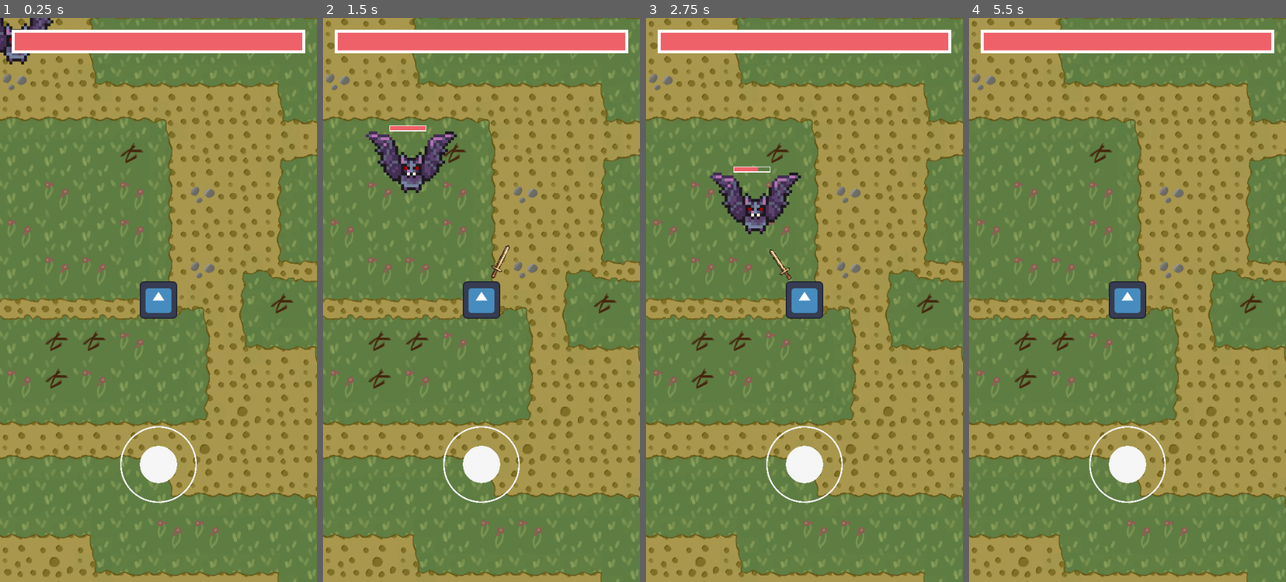
Above: before the commit, frames 1-4 (left to right).
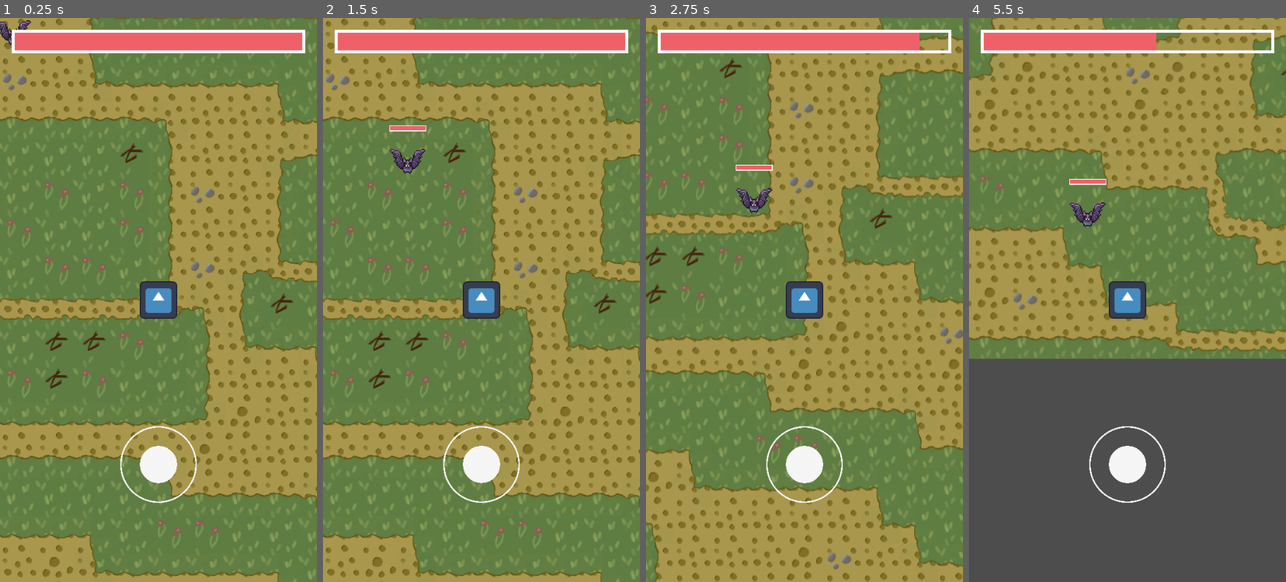
Above: after the commit, the same moments.

Repository: Solidwave/snowdragon
Game: Godot game, scene res://Scenes/Main/Main.tscn
Two runs of this game, one before a commit and one after it. Both use one fixed random seed, a clock stepped at 60 frames per second and the inputs below. The engine's default icon, where the game draws it, is replaced by a stand-in: a white triangle on a blue panel in a dark square.
Inputs (mouse positions are in pixels of both pictures, inside the frame that each line leads up to):
- Up to frame 1 (0.25 s): no input
- Up to frame 2 (1.5 s): click (481, 463) at 0.5 s; click (481, 463) at 1.25 s
- Up to frame 3 (2.75 s): click (804, 463) at 2 s
- Up to frame 4 (5.5 s): move the mouse to (1197, 271) at 2.77 s; move the mouse to (1064, 328) at 3.52 s; move the mouse to (1159, 175) at 4.27 s; move the mouse to (1111, 412) at 5.02 s

The runs differ from the first frame. In frame 1, 0.5% of the frame differs, in the area x 0-17%, y 0-9%; in frame 2, 1.6%; in frame 3, 60%; in frame 4, 72%, in the area x 0-100%, y 0-100%.

Commit message:
feat: adds powerups

Diff:
--- a/Scenes/Enemy/Enemy.tscn
+++ b/Scenes/Enemy/Enemy.tscn
@@ -11,26 +11,25 @@
 [ext_resource type="Script" path="res://Scenes/Enemy/Stunned.gd" id="8_hjmu3"]
 [ext_resource type="PackedScene" uid="uid://r3jvf1mfqex3" path="res://UI/HealthBar/HealthBar.tscn" id="9_awnma"]
 
-[sub_resource type="RectangleShape2D" id="RectangleShape2D_nh12v"]
-size = Vector2(10.1, 10)
+[sub_resource type="CircleShape2D" id="CircleShape2D_n5e4b"]
+radius = 4.30116
 
-[sub_resource type="RectangleShape2D" id="RectangleShape2D_fktwi"]
-size = Vector2(10.2, 10)
+[sub_resource type="CircleShape2D" id="CircleShape2D_185d3"]
+radius = 3.10161
 
 [node name="Enemy" type="CharacterBody2D" groups=["Enemy"]]
 scale = Vector2(10, 10)
 platform_floor_layers = 4294967294
 script = ExtResource("1_sgd0a")
 
+[node name="CollisionShape2D" type="CollisionShape2D" parent="."]
+scale = Vector2(1, 1)
+shape = SubResource("CircleShape2D_n5e4b")
+
 [node name="Sprite2D" type="Sprite2D" parent="."]
 texture_filter = 1
-position = Vector2(0.5, 1.5)
-scale = Vector2(0.5, 0.5)
+scale = Vector2(0.2, 0.2)
 texture = ExtResource("2_rxkao")
-
-[node name="CollisionShape2D" type="CollisionShape2D" parent="."]
-position = Vector2(0.0499996, 1.90735e-07)
-shape = SubResource("RectangleShape2D_nh12v")
 
 [node name="HealthComponent" parent="." node_paths=PackedStringArray("healthBar") instance=ExtResource("5_851v2")]
 maxHealth = 100
@@ -42,7 +41,7 @@
 
 [node name="CollisionShape2D2" type="CollisionShape2D" parent="HitboxComponent"]
 position = Vector2(0.0999996, -5.72204e-07)
-shape = SubResource("RectangleShape2D_fktwi")
+shape = SubResource("CircleShape2D_185d3")
 
 [node name="KnockbackComponent" parent="." node_paths=PackedStringArray("target") instance=ExtResource("4_hv0af")]
 target = NodePath("..")
--- a/Scenes/HealthComponent/HealthComponent.gd
+++ b/Scenes/HealthComponent/HealthComponent.gd
@@ -6,7 +6,10 @@
 
 @export var healthBar : HealthBar
 
+@export var invincible := false
+
 var health : float
+
 
 func _ready():
 	health = maxHealth
@@ -29,6 +32,8 @@
 
 
 func damage(attack: Attack):
+	if invincible:
+		return
 	health = health - attack.damage
 
 	if 	healthBar:
--- a/Scenes/KnockbackComponent/KnockbackComponent.gd
+++ b/Scenes/KnockbackComponent/KnockbackComponent.gd
@@ -4,11 +4,14 @@
 
 @export var target : CharacterBody2D
 @export var exitVelocity := 50
+@export var invincible := false
 
 var hit = false
 var velocity = Vector2.ZERO
 
 func receiveKnockBack(attack : Attack):
+	if invincible:
+		return
 	velocity = (target.global_position - attack.position).normalized() * 2000
 	hit = true
 
--- /dev/null
+++ b/Scenes/Player/InvulnerabilityPU.gd
@@ -0,0 +1,24 @@
+extends PowerUp
+
+var healthComponent : HealthComponent
+
+var knockbackComponent : KnockbackComponent
+
+func onStart():
+	healthComponent = get_parent().get_node("HealthComponent")
+
+	if healthComponent:
+		healthComponent.invincible = true
+
+	knockbackComponent = get_parent().get_node("KnockbackComponent")
+
+	if knockbackComponent:
+		knockbackComponent.invincible = true
+
+
+func onEnd():
+	if healthComponent:
+		healthComponent.invincible = false
+
+	if knockbackComponent:
+		knockbackComponent.invincible = false
--- a/Scenes/Player/Player.tscn
+++ b/Scenes/Player/Player.tscn
@@ -63,6 +63,7 @@
 [node name="Weapon" parent="." instance=ExtResource("6_abhhd")]
 rotation = 1.91463
 res = ExtResource("9_fkbqu")
+disabled = true
 
 [node name="StateMachine" type="Node" parent="." node_paths=PackedStringArray("initialState")]
 script = ExtResource("9_st76y")
--- a/Scenes/Player/PlayerIdle.gd
+++ b/Scenes/Player/PlayerIdle.gd
@@ -19,6 +19,7 @@
 
 	for i in player.get_slide_collision_count():
 		var collision = player.get_slide_collision(i)
+
 		if collision.get_collider().is_in_group("Enemy"):
 			player.enemyCollision = collision
 
--- /dev/null
+++ b/Scenes/PowerUps/Invulnerability/invulnerability_pu.tscn
@@ -0,0 +1,6 @@
+[gd_scene load_steps=2 format=3 uid="uid://daar4x6bvc48d"]
+
+[ext_resource type="Script" path="res://Scenes/Player/InvulnerabilityPU.gd" id="1_0b11i"]
+
+[node name="InvulnerabilityPU" type="Node"]
+script = ExtResource("1_0b11i")
--- /dev/null
+++ b/Scripts/PowerUp/PowerUp.gd
@@ -0,0 +1,24 @@
+extends Node
+
+class_name PowerUp
+
+@export var duration : float = 5
+
+var timer : SceneTreeTimer
+
+func _ready():
+	onStart()
+
+	timer = get_tree().create_timer(duration, true, false, true)
+
+	timer.timeout.connect(onEnd)
+
+func onStart():
+	pass
+
+func onEnd():
+	pass
+
+
+
+#
